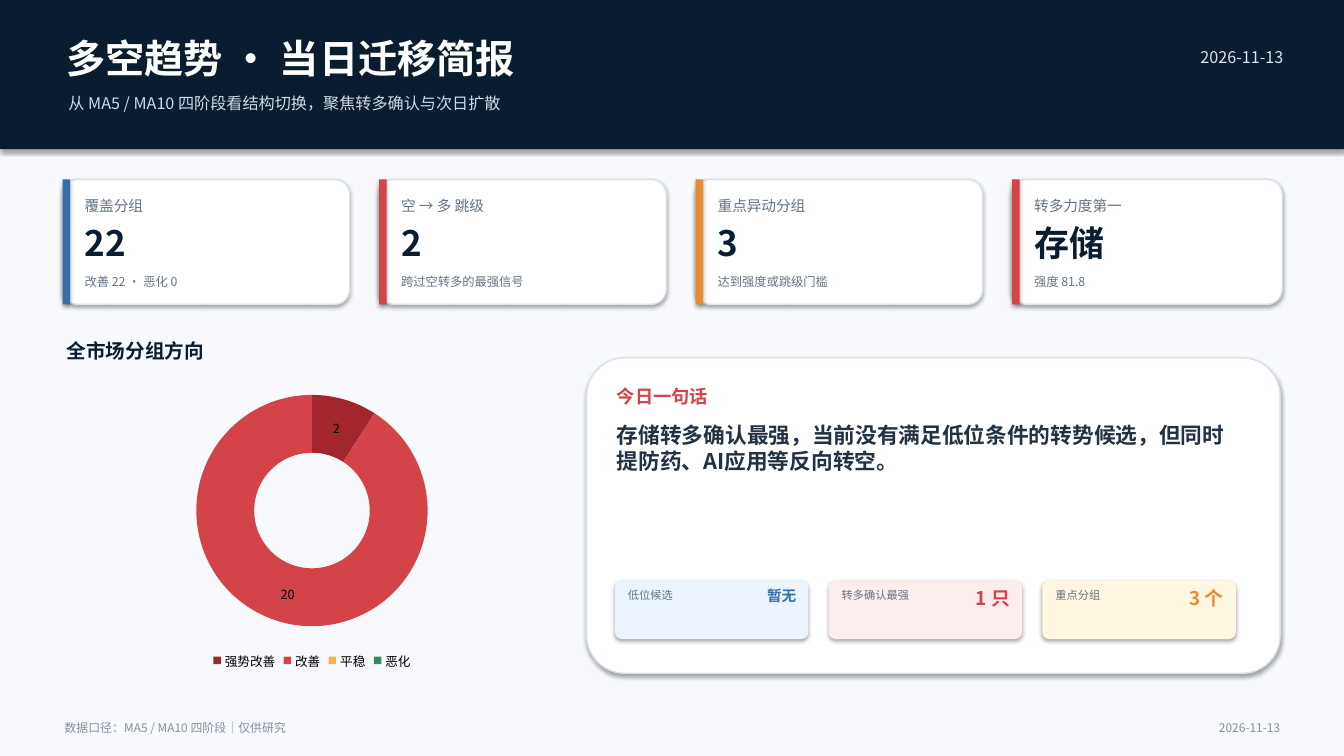
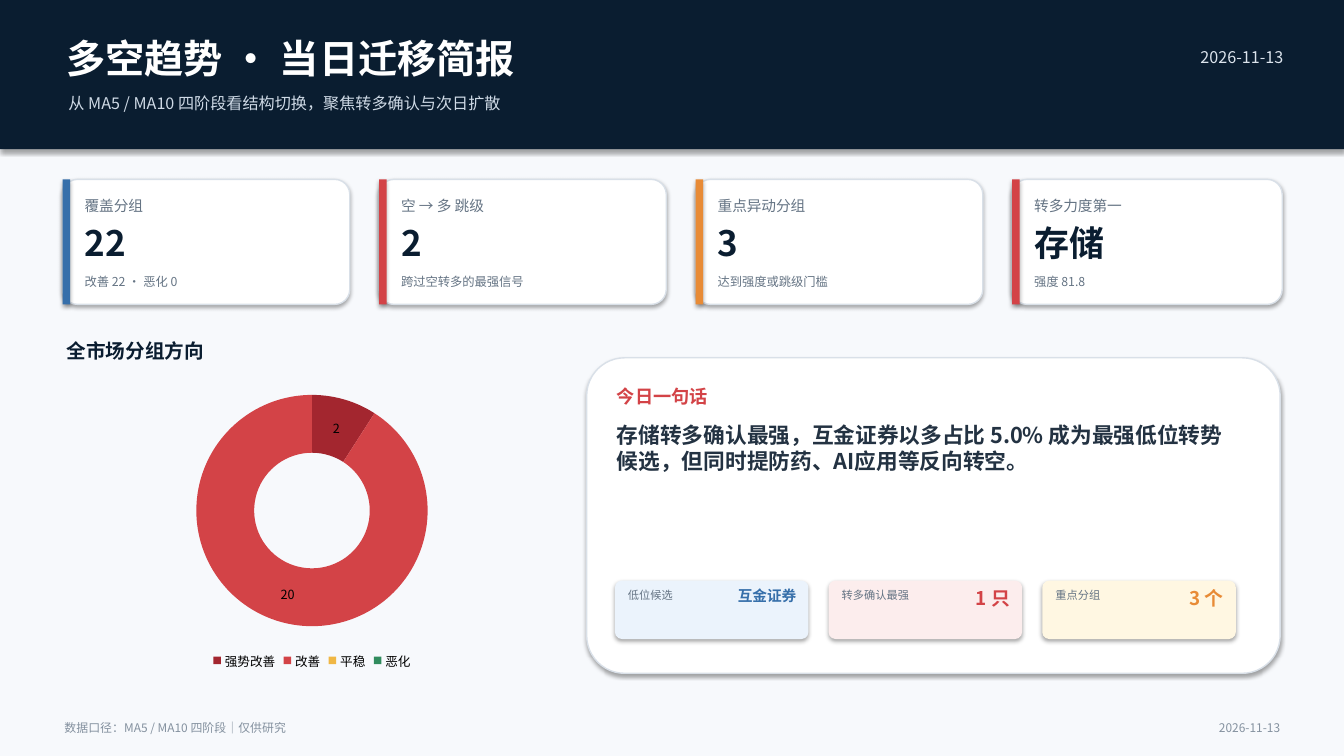
Before and after one commit to nancybhc/a-share-blast-lab, a slide deck: slide 1 of assets/多空阶段简报_2026-11-13.pptx. Drawn at 1344x756 pixels with LibreOffice and Linux fonts; fonts in the diff are those of the drawing. Boxes give left, top, right and bottom in pixels: in the first picture for what was removed or moved away, otherwise in the second. Text is boxed around its words. In the diff, an @@ line names an element or a change of style, - is before the commit and + after.

```diff
--- a/assets/多空阶段简报_2026-11-13.pptx
+++ b/assets/多空阶段简报_2026-11-13.pptx
@@ text at (x1=617, y1=424, x2=1223, y2=472): text changed @@
-存储转多确认最强，当前没有满足低位条件的转势候选，但同时提防药、AI应用等反向转空。
+存储转多确认最强，互金证券以多占比 5.0% 成为最强低位转势候选，但同时提防药、AI应用等反向转空。
@@ text at (x1=738, y1=588, x2=796, y2=602): text changed @@
-暂无
+互金证券
```
Also in this commit, not shown: 3 other slides changed, 6 other files.
